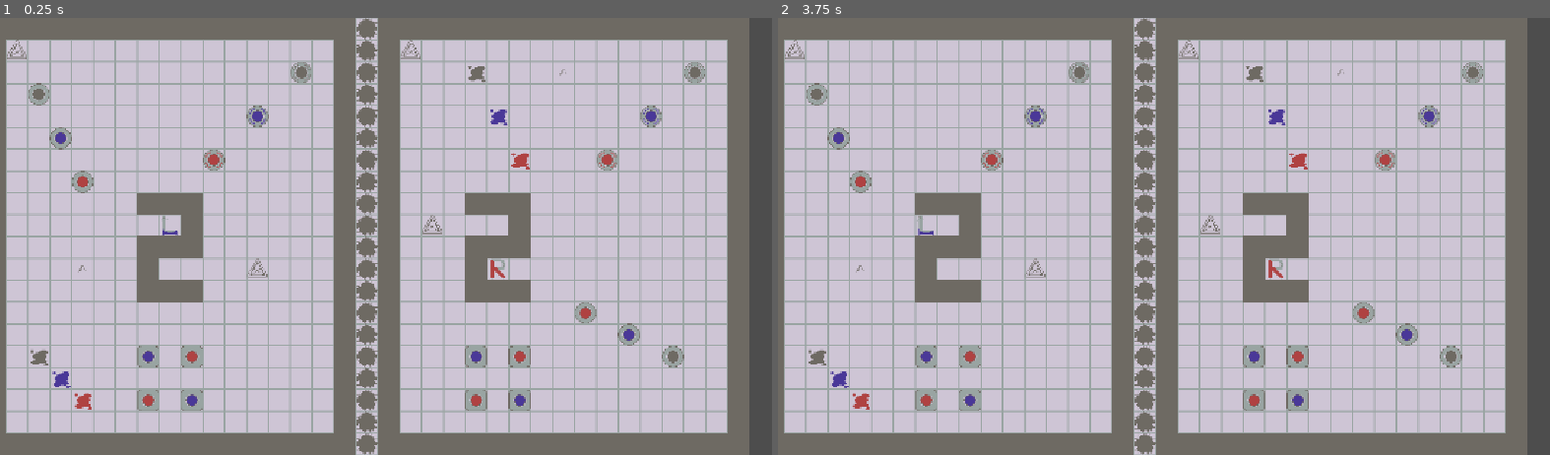
Above: before the commit, frames 1-2 (left to right).
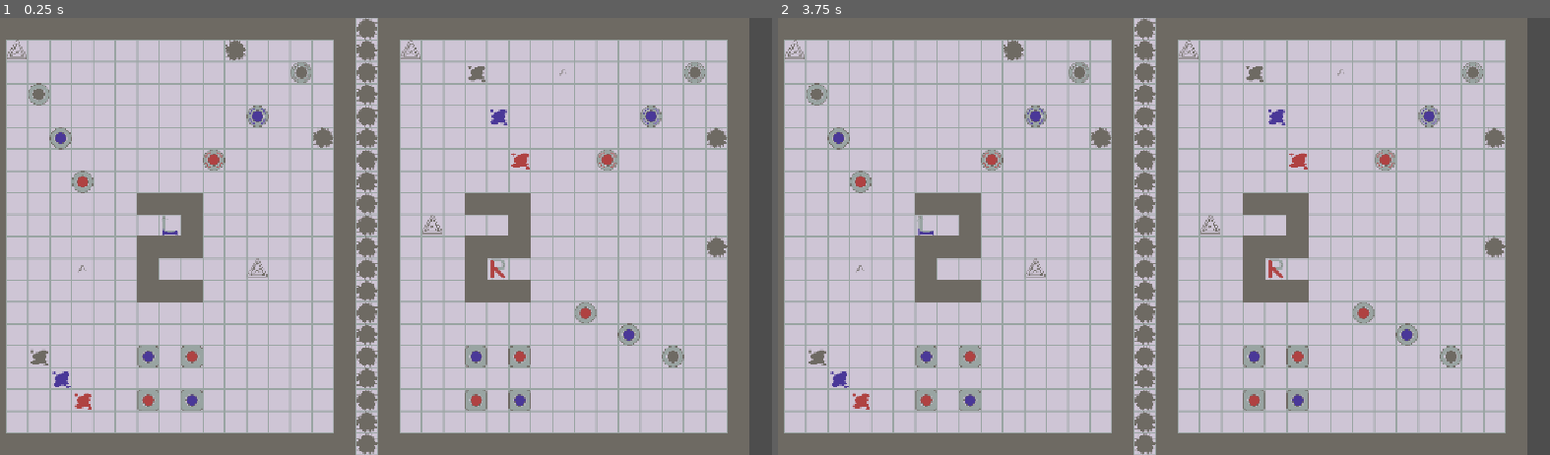
Above: after the commit, the same moments.

Repository: whitsettbe/kcol-f26-gamedevproj-cb
Game: Godot game, scene res://levels/playground2.tscn
Two runs of this game, one before a commit and one after it. Both use one fixed random seed, a clock stepped at 60 frames per second and the inputs below. This scene is started directly instead of the project's main scene.
Inputs:
- Up to frame 1 (0.25 s): no input
- Up to frame 2 (3.75 s): tap Enter at 0.5, 2, 3.5 s; hold D (L_right) 0.53-1.28 s; tap Space at 1.25, 2.75 s; hold S (L_down) 1.28-2.03 s; hold D (L_right) 2.03-2.78 s; hold W (L_up) 2.78-3.53 s; hold A (L_left) from 3.53 s (still down)

The runs differ from the first frame. In frame 1, 0.4% of the frame differs, in the area x 29-95%, y 4-55%; in frame 2, 0.4%.

Commit message:
Patch for #21, playground2 tweaks

Diff:
--- a/TornAsunder/level_components/scripts/block.gd
+++ b/TornAsunder/level_components/scripts/block.gd
@@ -48,7 +48,6 @@
 
 	# Compute successors
 	var successors = get_all_successors(dir_vect, blockColor)
-	successors[self] = true
 
 	# If some successor was marked unmovable, don't move
 	if false in successors.values():
@@ -57,9 +56,25 @@
 
 		return false
 
+	# Enure two rolls are not happening at once,
+	#  in case of being pushed while already rolling
+	var now = Time.get_ticks_msec() / 1000.0
+	if now - last_move_time < MOVE_LOCKOUT_TIME:
+		return true
+	last_move_time = now
+
+	# Move self, and override timing checks
+	#  (since `last_move_time` was just set
+	#  a few instructions ago)
+	self.move_single(dir_vect, true)
+
+
 	# Otherwise, move this block and the successors
 	for successor in successors:
 		successor.move_single(dir_vect)
+
+	# Mark self for other moving
+	successors[self] = true
 
 	# Check for holes in need of filling
 	for successor in successors:
@@ -96,9 +111,15 @@
 	# Add successors of later blocks
 	for successor in immediate:
 		total[successor] = (successor is Block and
-				successor.pushable_by_color_in_dir(pusher_color, dir_vect))
+				successor.pushable_by_color_in_dir(
+					pusher_color,
+					dir_vect)
+				)
 		if total[successor]:
-			total.merge(successor.get_all_successors(dir_vect, pusher_color))
+			total.merge(successor.get_all_successors(
+				dir_vect,
+				pusher_color)
+				)
 
 	return total
 
@@ -117,21 +138,27 @@
 	return col == blockColor
 
 
-# Move *only* this block by the desired amount
+# Move this block by the desired amount
 # (assuming such a move has been deemed possible)
 #
 # To do so, move the entire block and lag the sprite,
 # which will automatically try to "catch up"
 # (see block_sprite.gd);
-func move_single(dir_vect : Vector2):
-
-	# First, enure two rolls are not happening at once,
-	#  in case of being pushed while already rolling,
-	#  e.g. if there is a rolling block behind this one
-	var now = Time.get_ticks_msec() / 1000.0
-	if now - last_move_time < MOVE_LOCKOUT_TIME:
-		return
-	last_move_time = now
+#
+# A move will not be animated if another move has
+# been made recently, unless an override is passed
+func move_single(
+	dir_vect : Vector2,
+	timing_override = false
+	):
+
+	if not timing_override:
+		# Enure two rolls are not happening at once,
+		#  in case of being pushed while already rolling
+		var now = Time.get_ticks_msec() / 1000.0
+		if now - last_move_time < MOVE_LOCKOUT_TIME:
+			return true
+		last_move_time = now
 
 
 	$SpriteTile.position -= dir_vect
--- a/TornAsunder/levels/playground2.tscn
+++ b/TornAsunder/levels/playground2.tscn
@@ -38,7 +38,7 @@
 position = Vector2(848, 80)
 
 [node name="FloorOverlays" type="TileMapLayer" parent="." unique_id=134461440]
-tile_map_data = PackedByteArray("AAAAAAAAAAAFAAMAAAAAAAEAAAA …(2944 unchanged characters)… GAAAAAAAXAAQAAAAGAAEAAAAYAAYAAAAGAAIAAAA=")
+tile_map_data = PackedByteArray("AAAAAAAAAAAFAAMAAAAAAAEAAAA …(2944 unchanged characters)… GAAAAAAAXAAQAAAAGAAEAAAAYAAYAAAAGAAIAAAALAAEAAAADAAMAAAAPAAUAAAADAAMAAAAhAAUAAAADAAMAAAAhAAoAAAADAAMAAAA=")
 tile_set = ExtResource("2_72006")
 
 [node name="FalseOverlays" type="TileMapLayer" parent="." unique_id=434705776]
